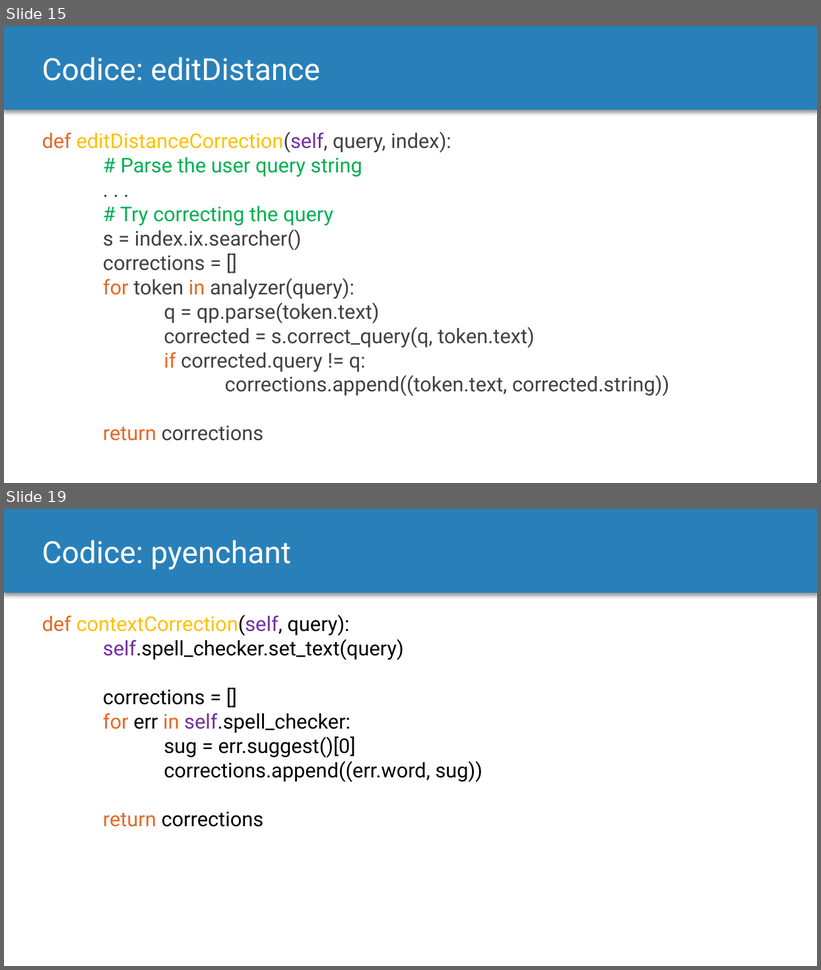
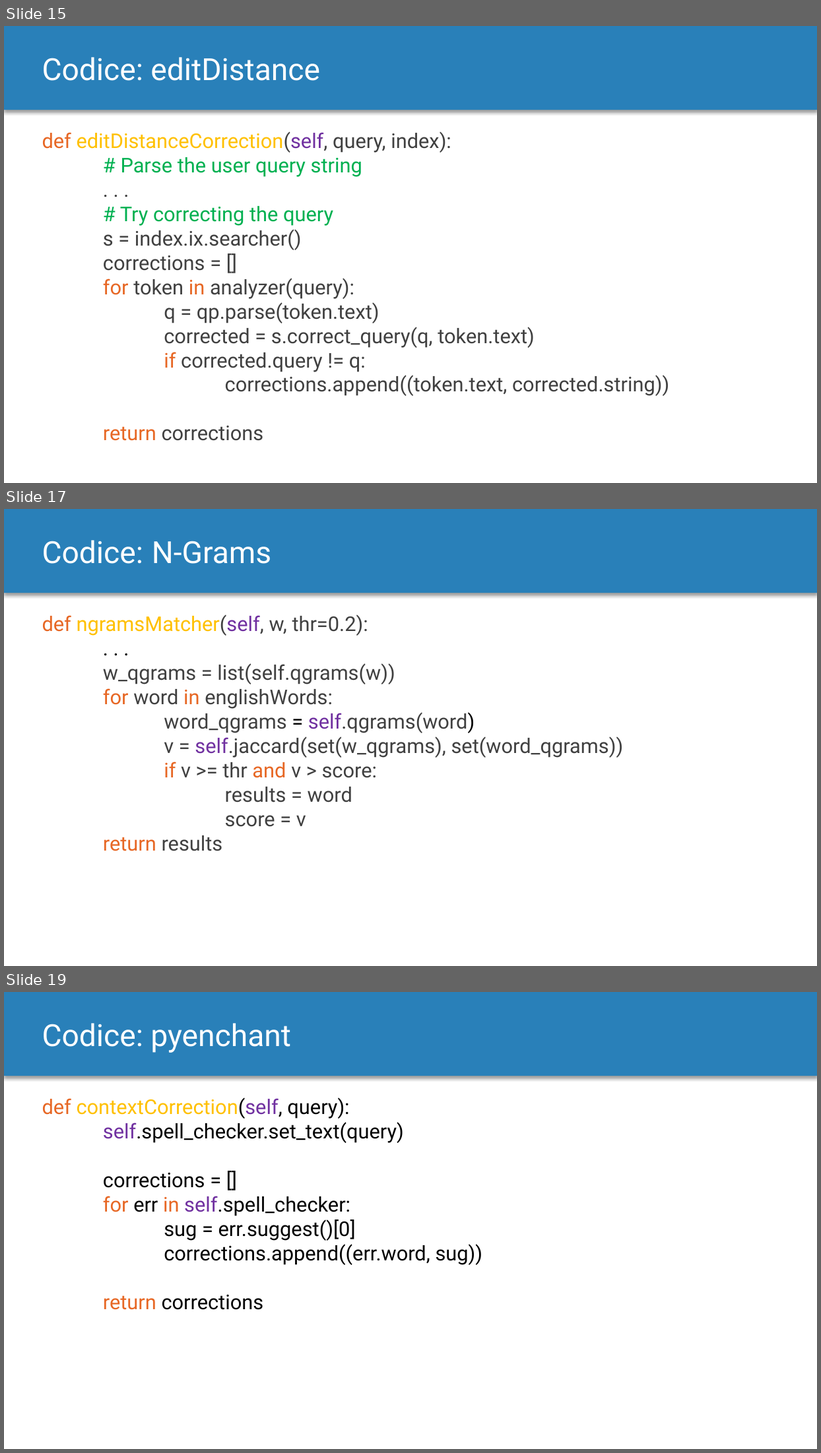
Before and after one commit to MurgoloMichele/GAvI, a slide deck: doc/Progetto.pptx. Shown one above the other, each under a label of ours: slides 15 and 19 before the commit, slides 15, 17 and 19 after it; the slides between them are not shown. The pictures are 821x970 and 821x1453 pixels, drawn with LibreOffice and Linux fonts; fonts in the diff are those of the drawing. Boxes give left, top, right and bottom in pixels: in the first picture for what was removed or moved away, otherwise in the second. Text is boxed around its words. In the diff, an @@ line names an element or a change of style, - is before the commit and + after.

```diff
--- a/doc/Progetto.pptx
+++ b/doc/Progetto.pptx
@@ slide 17 added at (4, 509, 817, 966), background #FFFFFF; not listed: 1 template element that a slide beside it also shows @@
@@ text added at (42, 540, 271, 564), 36 pt, text #FFFFFF @@
+Codice: N-Grams
@@ text added at (42, 615, 624, 852), 24 pt, text #404040 @@
+def ngramsMatcher(self, w, thr=0.2):
+. . .
+w_qgrams = list(self.qgrams(w))
+for word in englishWords:
+word_qgrams = self.qgrams(word)
+v = self.jaccard(set(w_qgrams), set(word_qgrams))
+if v >= thr and v > score:
+results = word
+score = v
+return results
```
Also in this commit, not shown: 6 slides changed, 8 other slides added, 2 slides removed, 2 other files.
